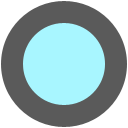
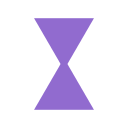
Layered file, before and after one edit (128×128). Changes by layer:
hid "Spell Icon Iceball" over (23, 23, 105, 105)
hid "Slot Empty" over (1, 1, 127, 127)
added layer "Timer" above "Heart Empty" over (34, 18, 94, 110)
